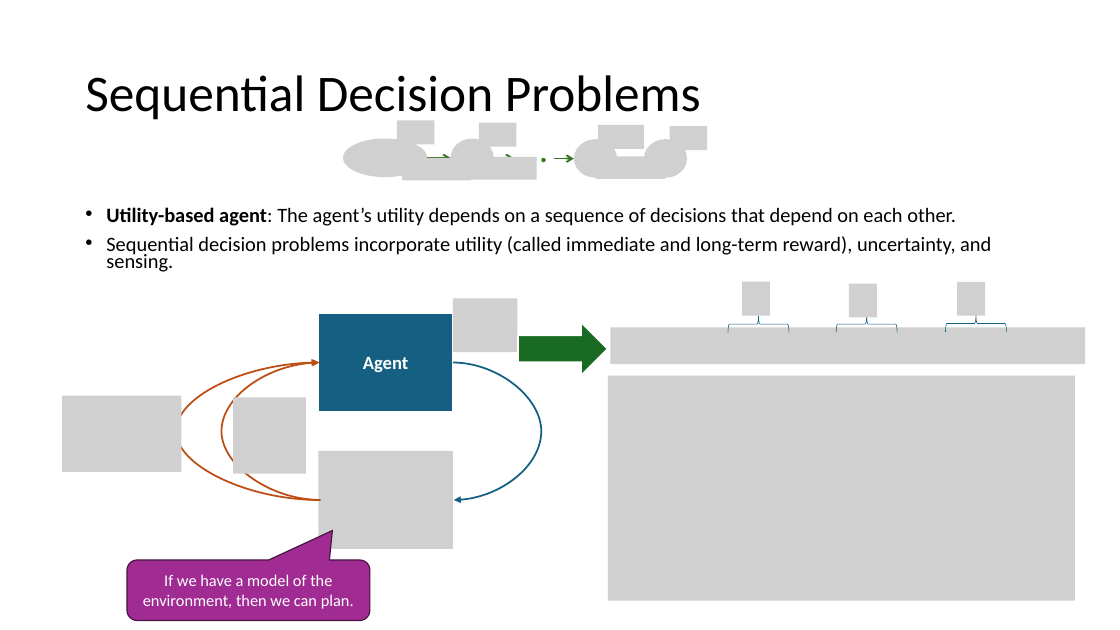
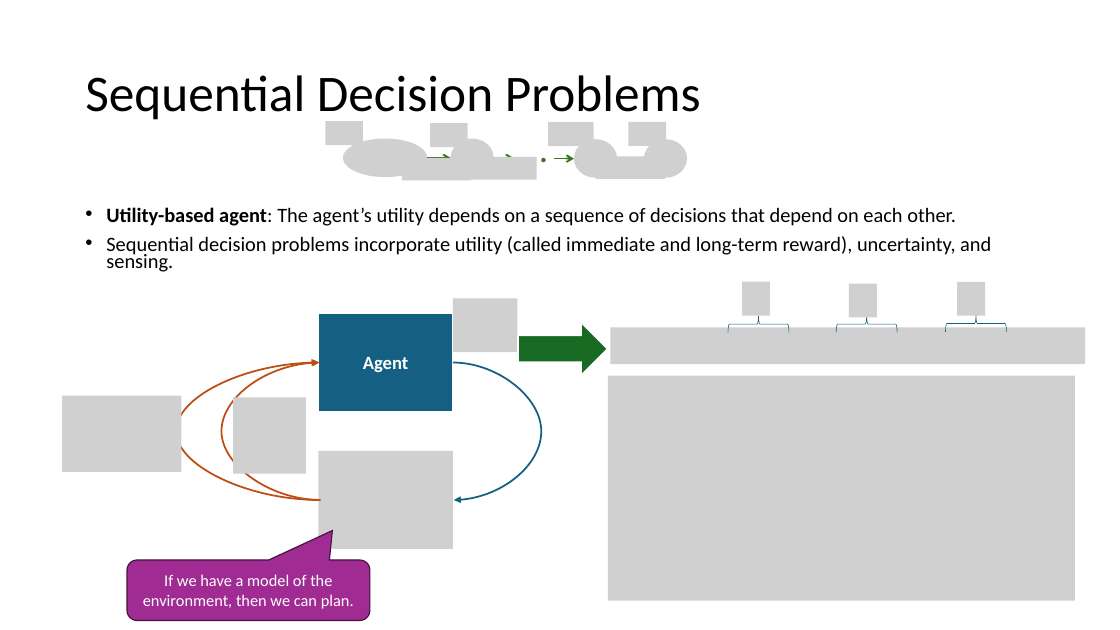
Before and after one commit to kunleola/CS7320, a slide deck: slide 5 of slides/22_Reinforcement_Learning.pptx. Drawn at 1120x630 pixels with LibreOffice and Linux fonts; fonts in the diff are those of the drawing; grey boxes stand for pictures. Boxes give left, top, right and bottom in pixels: in the first picture for what was removed or moved away, otherwise in the second. Text is boxed around its words. In the diff, an @@ line names an element or a change of style, - is before the commit and + after.

```diff
--- a/slides/22_Reinforcement_Learning.pptx
+++ b/slides/22_Reinforcement_Learning.pptx
@@ picture added at bbox=[325, 121, 363, 145] @@
@@ picture removed at bbox=[397, 120, 435, 145] @@
@@ picture added at bbox=[430, 124, 468, 148] @@
@@ picture removed at bbox=[479, 123, 517, 147] @@
@@ picture added at bbox=[548, 122, 593, 146] @@
@@ picture removed at bbox=[598, 125, 644, 150] @@
@@ picture added at bbox=[628, 122, 666, 146] @@
@@ picture removed at bbox=[670, 126, 707, 150] @@
```
Also in this commit, not shown: 3 other slides changed, 1 slide added, 1 other file.
